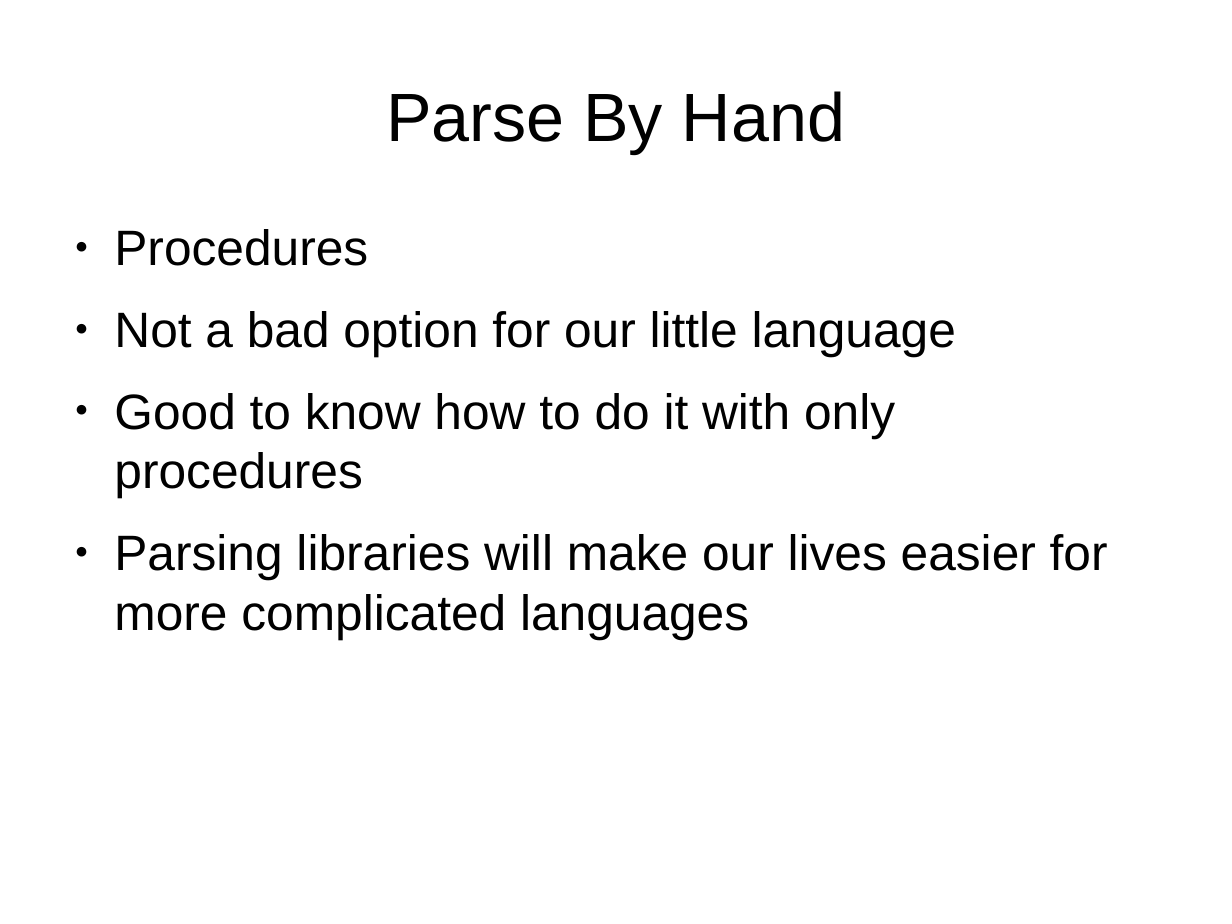
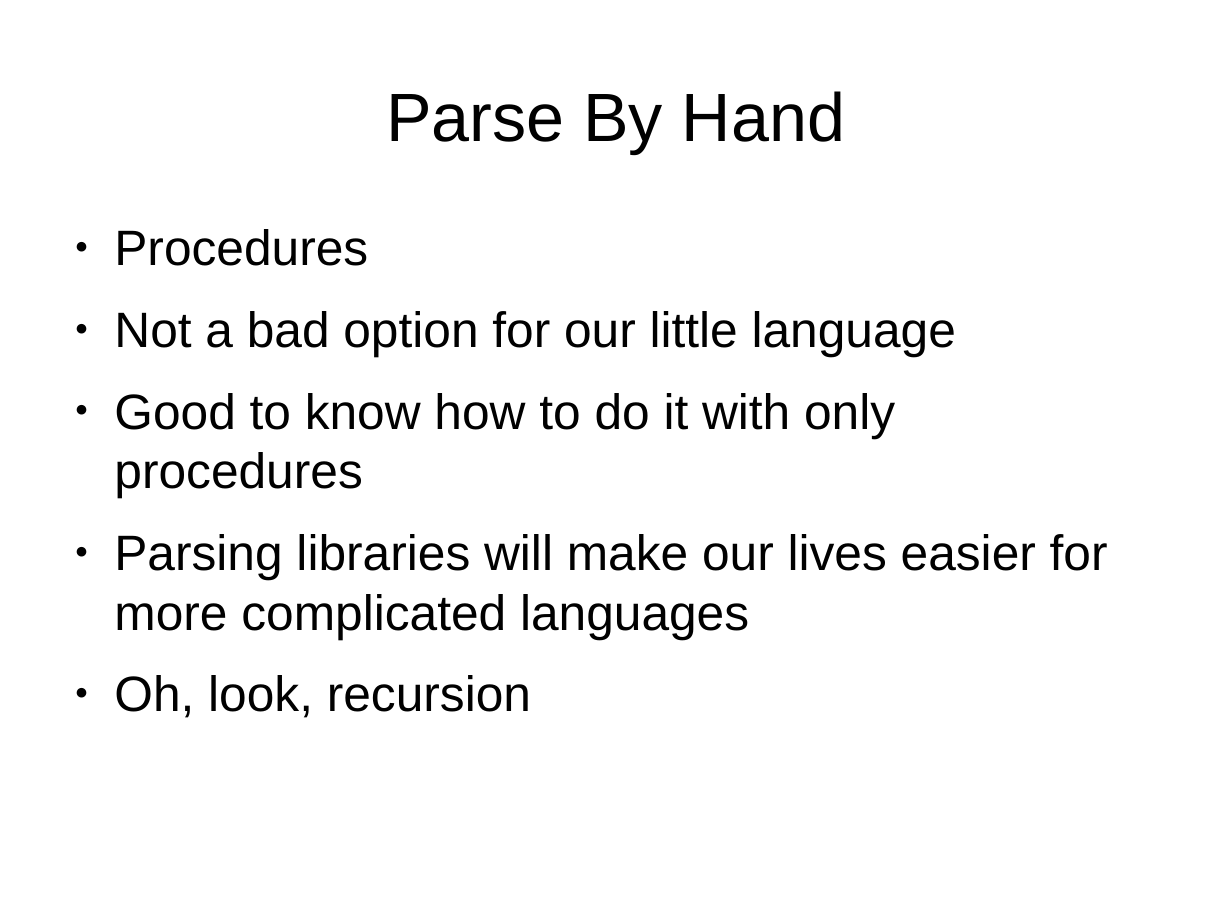
Before and after one commit to frezik/parsing-talk, a slide deck: slide 22 of presentation/parsing_talk.odp. Drawn at 1232x924 pixels with LibreOffice and Linux fonts; fonts in the diff are those of the drawing. Boxes give left, top, right and bottom in pixels: in the first picture for what was removed or moved away, otherwise in the second. Text is boxed around its words. In the diff, an @@ line names an element or a change of style, - is before the commit and + after.

```diff
--- a/presentation/parsing_talk.odp
+++ b/presentation/parsing_talk.odp
@@ text at (114, 675, 531, 718): paragraph added @@
+● Oh, look, recursion
```
Also in this commit, not shown: 6 other slides changed, 2 other files.
